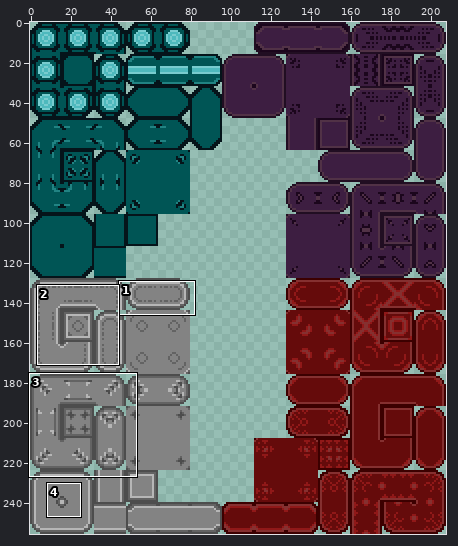
Sprite sheet -- Stalopxasine/Assets/Textures/Ground/tilemap2.png. Above: a wide view before the commit, with the close-up outlined.
Close-up. The starting point:
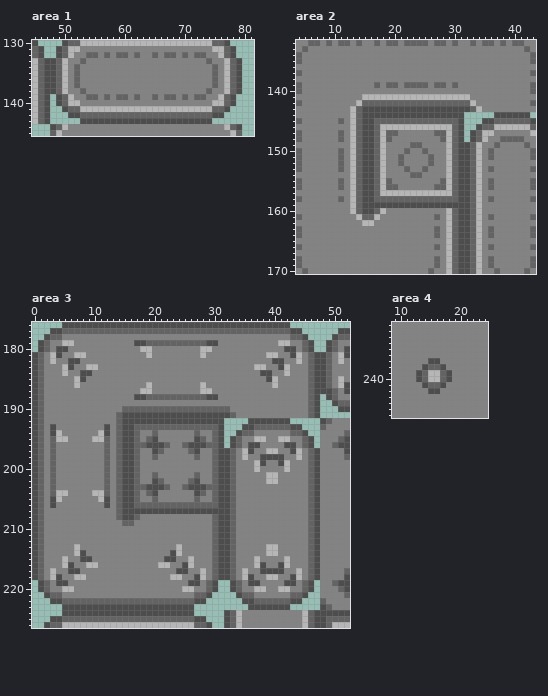
The file is 208x256 pixels. Shown: area 1: x 45..81, y 130..145; area 2: x 4..43, y 132..170; area 3: x 0..52, y 176..226; area 4: x 9..24, y 231..246. The commit also changed other parts of the picture, which this record leaves out.
And afterwards:
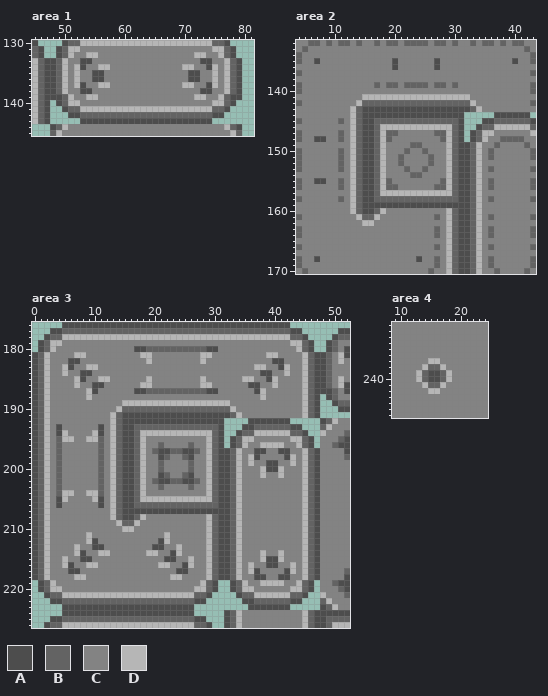
Palette (. is transparent): A #4d4d4d  B #636363  C #838383  D #b6b6b6
Diff:
Area 1:
y 132: x 54..55 BB -> DD; x 57 B -> C; x 59..60 BB -> CC; x 62 B -> C; x 65 B -> C; x 67..68 BB -> CC; x 70 B -> C; x 72..73 BB -> DD
y 133: x 53..54 BC -> AA; x 73..74 CB -> AA
y 134: x 52..53 BC -> DA; x 56..57 CC -> DD; x 70..71 CC -> DD; x 74..75 CB -> AD
y 135..136: x 52 B -> D; x 55..56 CC -> AA; x 71..72 CC -> AA; x 75 B -> D
y 137: x 52..53 BC -> DA; x 56..57 CC -> DD; x 70..71 CC -> DD; x 74..75 CB -> AD
y 138: x 53..54 BC -> AA; x 73..74 CB -> AA
y 139: x 48 . -> A; x 54..55 BB -> DD; x 57 B -> C; x 59..60 BB -> CC; x 62 B -> C; x 65 B -> C; x 67..68 BB -> CC; x 70 B -> C; x 72..73 BB -> DD; x 79 . -> A
Area 2:
y 135: x 7 C -> A; x 20 C -> A; x 27 C -> A; x 40 C -> A
y 136: x 20 C -> A; x 27 C -> A
y 148: x 7..8 CC -> AA
y 155: x 7..8 CC -> AA
y 168: x 7 C -> A; x 24 C -> A
Area 3:
y 178: x 5..42 CCCCCCCCCCCCCCCCCCCCCCCCCCCCCCCCCCCCCC -> DDDDDDDDDDDDDDDDDDDDDDDDDDDDDDDDDDDDDD
y 179: x 3..6 CCDD -> DDCC; x 17..30 AABBBBBBBBBBAA -> CCCCCCCCCCCCCC; x 41..44 DDCC -> CCDD
y 180: x 3..5 CAA -> DCC; x 17..30 CDDCCCCCCCCDDC -> AABBBBBBBBBBAA; x 42..44 AAC -> CCD
y 181: x 2..4 CDA -> DCC; x 18 C -> D; x 29 C -> D; x 43..45 ADC -> CCD
y 182: x 2..3 CD -> DC; x 19 C -> D; x 28 C -> D; x 44..45 DC -> CD
y 183..184: x 2 C -> D; x 45 C -> D
y 185: x 2 C -> D; x 11..12 CC -> DD; x 19 C -> D; x 28 C -> D; x 35..36 CC -> DD; x 45 C -> D
y 186: x 2 C -> D; x 10..11 CC -> AA; x 18 C -> D; x 29 C -> D; x 36..37 CC -> AA; x 45 C -> D
y 187: x 2 C -> D; x 9..10 CC -> DA; x 17..30 CDDCCCCCCCCDDC -> AABBBBBBBBBBAA; x 37..38 CC -> AD; x 45 C -> D
y 188: x 2 C -> D; x 9 C -> D; x 17..30 AABBBBBBBBBBAA -> CCCCCCCCCCCCCC; x 38 C -> D; x 45 C -> D
y 189: x 2 C -> D; x 15..32 CCCCCCCCCCCCCCCCCC -> DDDDDDDDDDDDDDDDDD; x 45 C -> D
y 190: x 2 C -> D; x 14 C -> D; x 33 C -> D; x 45 C -> D
y 191: x 2 C -> D; x 13 C -> D; x 34 C -> D; x 45 C -> D
y 192: x 2 C -> D; x 13 C -> D; x 50 C -> D
y 193: x 2..4 CAC -> DCA; x 11..13 CAC -> ACD; x 49 C -> D
y 194: x 2..5 CADC -> DCAD; x 10..13 CDAC -> DACD; x 18..29 CCBCCCCCCBCC -> DDDDDDDDDDDD; x 37..42 CCCCCC -> DDDDDD; x 48 C -> D
y 195: x 2..4 CBD -> DCB; x 6 C -> D; x 9 C -> D; x 11..13 DBC -> BCD; x 18..20 CBA -> DCC; x 27..29 ABC -> CCD; x 35..38 CCDD -> DDCC; x 41..44 DDCC -> CCDD
y 196: x 2..4 CBC -> DCB; x 11..13 CBC -> BCD; x 18..22 BAAAB -> DCCBC; x 25..29 BAAAB -> CBCCD; x 35..44 CAACCCCAAC -> DCCDDDDCCD
y 197: x 2..4 CBC -> DCB; x 11..13 CBC -> BCD; x 18 C -> D; x 20..27 ABCCCCBA -> BAABBAAB; x 29 C -> D; x 34..45 CDACCDDCCADC -> DCCAACCAACCD
y 198: x 2..4 CBC -> DCB; x 11..13 CBC -> BCD; x 18 C -> D; x 20..22 BCC -> CAB; x 25..27 CCB -> BAC; x 29 C -> D; x 34..45 CDCCAAAACCDC -> DCDACCCCADCD
y 199: x 2..4 CBC -> DCB; x 11..13 CBC -> BCD; x 18 C -> D; x 21 C -> B; x 26 C -> B; x 29 C -> D; x 34 C -> D; x 36..43 CDACCADC -> DCCAACCD; x 45 C -> D
y 200: x 2..4 CBC -> DCB; x 11..13 CBC -> BCD; x 18 C -> D; x 21 C -> B; x 26 C -> B; x 29 C -> D; x 34 C -> D; x 37..42 DCCCCD -> CDAADC; x 45 C -> D
y 201: x 2..4 CBC -> DCB; x 11..13 CBC -> BCD; x 18 C -> D; x 20..22 BCC -> CAB; x 25..27 CCB -> BAC; x 29 C -> D; x 34 C -> D; x 38..41 CDDC -> DCCD; x 45 C -> D
y 202: x 2..4 CBC -> DCB; x 11..13 CBC -> BCD; x 18 C -> D; x 20..27 ABCCCCBA -> BAABBAAB; x 29 C -> D; x 34 C -> D; x 39..40 DD -> CC; x 45 C -> D
y 203: x 2..4 CBC -> DCB; x 11..13 CBC -> BCD; x 18..22 BAAAB -> DCCBC; x 25..29 BAAAB -> CBCCD; x 34 C -> D; x 45 C -> D
y 204: x 2..4 CBD -> DCB; x 6 C -> D; x 9 C -> D; x 11..13 DBC -> BCD; x 18..20 CBA -> DCC; x 27..29 ABC -> CCD; x 34 C -> D; x 45 C -> D
y 205: x 2..5 CADC -> DCAD; x 10..13 CDAC -> DACD; x 18..29 CCBCCCCCCBCC -> DDDDDDDDDDDD; x 34 C -> D; x 45 C -> D
y 206: x 2..4 CAC -> DCA; x 11..13 CAC -> ACD; x 34 C -> D; x 45 C -> D
y 207: x 2 C -> D; x 13 C -> D; x 34 C -> D; x 45 C -> D
y 208: x 2 C -> D; x 13 C -> D; x 18 C -> D; x 29 C -> D; x 34 C -> D; x 45 C -> D
y 209: x 2 C -> D; x 14 C -> D; x 17 C -> D; x 29 C -> D; x 34 C -> D; x 45 C -> D
y 210: x 2 C -> D; x 15..16 CC -> DD; x 29 C -> D; x 34 C -> D; x 45 C -> D
y 211: x 2 C -> D; x 9 C -> D; x 22 C -> D; x 29 C -> D; x 34 C -> D; x 45 C -> D
y 212: x 2 C -> D; x 9..10 CC -> DA; x 21..22 CC -> AD; x 29 C -> D; x 34 C -> D; x 45 C -> D
y 213: x 2 C -> D; x 10..11 CC -> AA; x 20..21 CC -> AA; x 29 C -> D; x 34 C -> D; x 39..40 DD -> CC; x 45 C -> D
y 214: x 2 C -> D; x 11..12 CC -> DD; x 19..20 CC -> DD; x 29 C -> D; x 34 C -> D; x 38..41 CDDC -> DCCD; x 45 C -> D
y 215: x 2 C -> D; x 29 C -> D; x 34 C -> D; x 37..42 DCCCCD -> CDAADC; x 45 C -> D
y 216: x 2 C -> D; x 29 C -> D; x 34 C -> D; x 36..43 CDACCADC -> DCCAACCD; x 45 C -> D
y 217: x 2..3 CD -> DC; x 28..29 DC -> CD; x 34..45 CDCCAAAACCDC -> DCDACCCCADCD
y 218: x 2..4 CDA -> DCC; x 27..29 ADC -> CCD; x 34..45 CDACCDDCCADC -> DCCAACCAACCD
y 219: x 3..5 CAA -> DCC; x 26..28 AAC -> CCD; x 35..44 CAACCCCAAC -> DCCDDDDCCD
y 220: x 3..6 CCDD -> DDCC; x 25..28 DDCC -> CCDD; x 35..38 CCDD -> DDCC; x 41..44 DDCC -> CCDD
y 221: x 5..26 CCCCCCCCCCCCCCCCCCCCCC -> DDDDDDDDDDDDDDDDDDDDDD; x 37..42 CCCCCC -> DDDDDD; x 48 C -> D
y 222: x 49 C -> D
y 223: x 50 C -> D
Area 4:
y 237: x 15..16 AA -> DD
y 238: x 14 A -> D; x 17 A -> D
y 239..240: x 13 A -> D; x 15..16 DD -> AA; x 18 A -> D
y 241: x 14 A -> D; x 17 A -> D
y 242: x 15..16 AA -> DD
